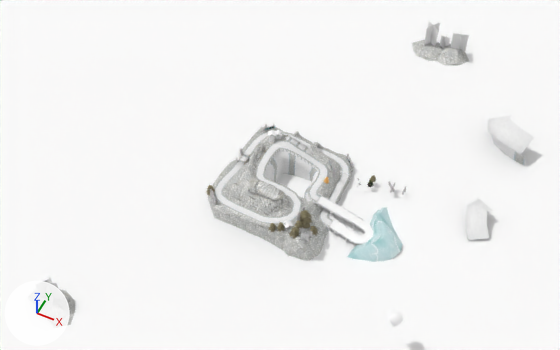
What one commit did to the Blender file media/trunk/tracks/snowtuxpeak2/snowtuxpeak.blend.
Camera for both pictures: a 50 mm camera at (59.0, -687.0, 859.0) aimed at (-287.0, 4.0, -4.0). The axes (+X, +Y, +Z) are drawn at lower left. The lights are the same throughout. The older version comes first.

In view in the first picture: 'Iceberg', 'Iceberg.001', 'Iceberg.002', 'Mountain', 'Road', 'Rock.003', 'SmallIsland', 'SmallIsland.001', 'rect.010' and 18 more.
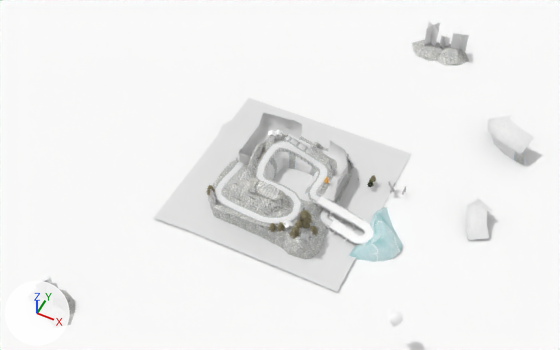
Not visible in the pictures: 'icepick.004', 'icepick'.

What differs and where, as boxes [x1, y1, x2, y2] in the pictures (560 x 350 px):
'Bareer.004', shown: after [154, 98, 411, 292]
'Bareer.003', shown: after [239, 113, 348, 201]

Diff of the bpy script that builds the scene:
```diff
--- a/media/trunk/tracks/snowtuxpeak2/snowtuxpeak.blend.py
+++ b/media/trunk/tracks/snowtuxpeak2/snowtuxpeak.blend.py
@@ ob_bareer_004 @@
 ob_bareer_004.rotation_euler = (-0.0581, -0.00401, -1.36)  # degrees (-3.3, -0.2, -78)
-ob_bareer_004.hide_set(True)  # its collection is switched off
@@ ob_bareer_003 @@
 ob_bareer_003.rotation_euler = (-0.0581, -0.00401, -1.36)  # degrees (-3.3, -0.2, -78)
-ob_bareer_003.hide_set(True)  # its collection is switched off
@@ ob_icepick_004_1 @@
-ob_icepick_004_1 = bpy.data.objects.new('icepick.004', me_circle_038)
-ob_icepick_004_1.location = (-173.0, 29.0, 2.0)
-ob_icepick_004_1.scale = (0.947, 0.947, 0.947)
@@ ob_icepick @@
-ob_icepick = bpy.data.objects.new('icepick', me_plane_020)
-ob_icepick.location = (-171.0, 33.0, 5.0)
```
